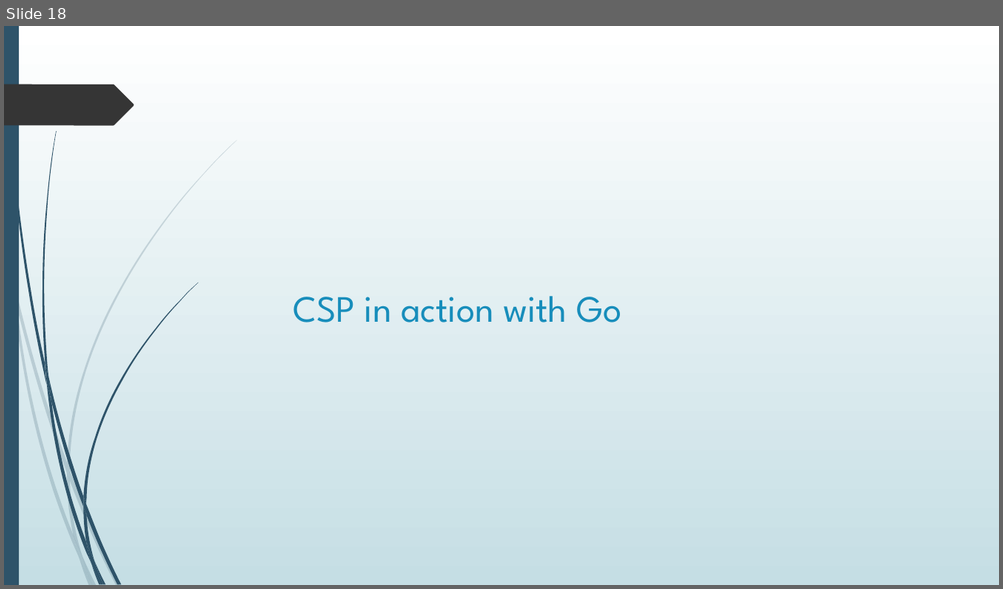
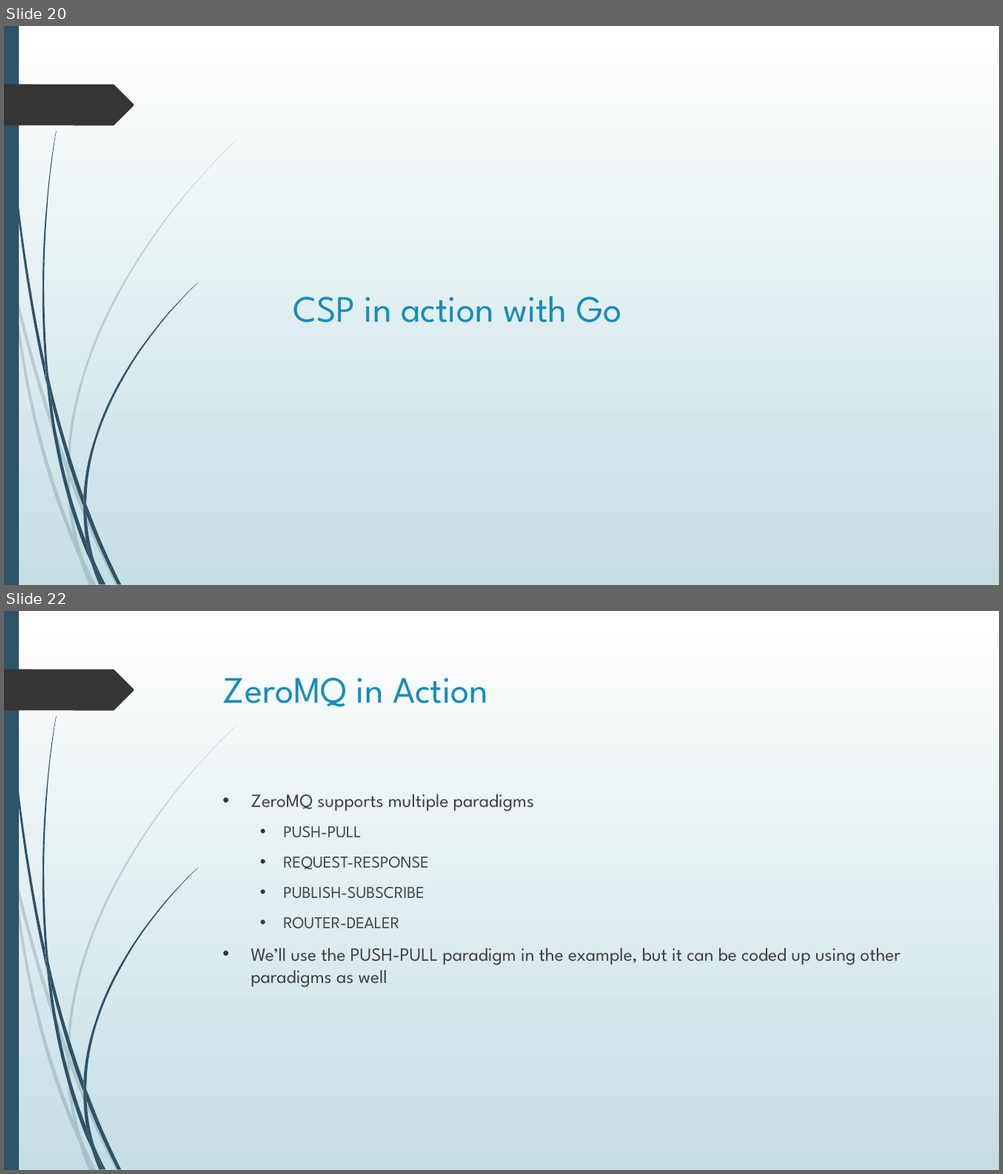
Before and after one commit to bhattacharjee/producer-consumer, a slide deck: Presentation1.pptx. Shown one above the other, each under a label of ours: slide 18 before the commit, slides 20 and 22 after it; the slides between them are not shown. The pictures are 1003x589 and 1003x1174 pixels, drawn with LibreOffice and Linux fonts; fonts in the diff are those of the drawing. Boxes give left, top, right and bottom in pixels: in the first picture for what was removed or moved away, otherwise in the second. Text is boxed around its words. In the diff, an @@ line names an element or a change of style, - is before the commit and + after.

```diff
--- a/Presentation1.pptx
+++ b/Presentation1.pptx
@@ slide 22 added at (x1=4, y1=611, x2=999, y2=1170), background gradient #FFFFFF to #C5DEE5; not listed: 24 template elements that a slide beside it also shows @@
@@ title added at (x1=223, y1=678, x2=488, y2=707), 36 pt, text #178DBB @@
+ZeroMQ in Action
@@ text added at (x1=250, y1=794, x2=900, y2=988), 18 pt, text #404040 @@
+• ZeroMQ supports multiple paradigms
+  • PUSH-PULL
+  • REQUEST-RESPONSE
+  • PUBLISH-SUBSCRIBE
+  • ROUTER-DEALER
+• We’ll use the PUSH-PULL paradigm in the example, but it can be coded up using other paradigms as well
@@ what was slide 18 is now slide 20 @@
```
Also in this commit, not shown: 7 other slides added.
